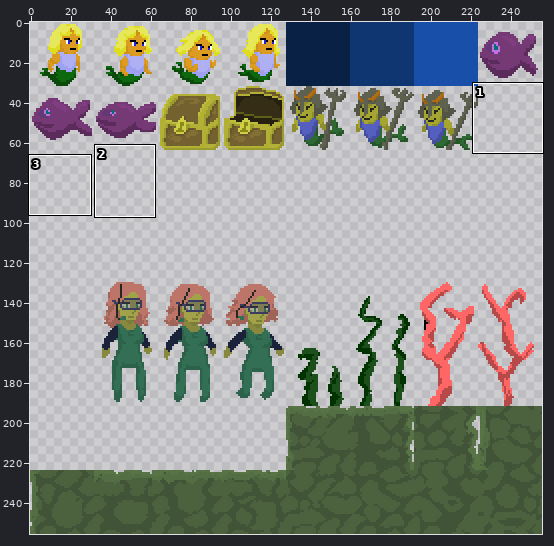
Two versions of one sprite sheet, forJesse/Untitled.png. Above: a wide view before the commit, with the close-up outlined.
Close-up. Earlier state:
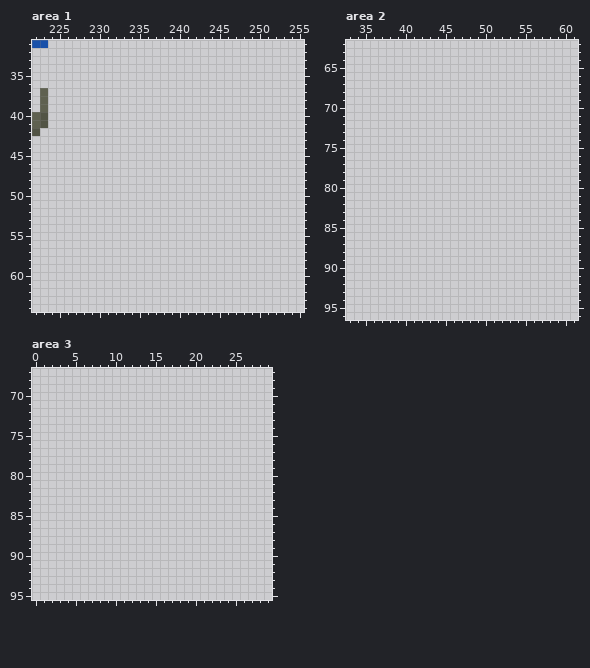
The file is 256x256 pixels. Pixels under 10% opacity are left out. Colours within 5 levels of each other are drawn and written as one. Shown: area 1: x 222..255, y 31..64; area 2: x 33..61, y 62..96; area 3: x 0..29, y 67..95. The commit also changed other parts of the picture, which this record leaves out.
Now the later version:
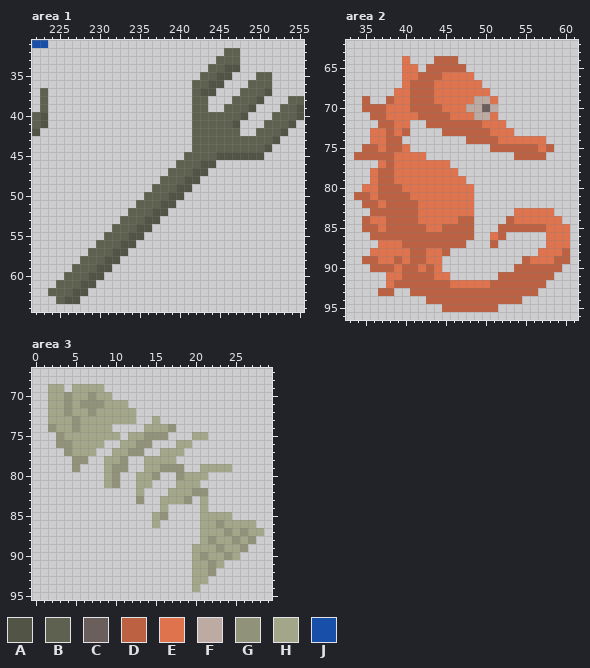
Palette (. is transparent): A #525445  B #5f6150  C #6a5f5c  D #bc6141  E #df734d  F #bcaaa3  G #909379  H #a3a689  J #1850a9
Difference:
Changed rows in their new state; - is an unchanged pixel.
Area 1:
first column x 224:
32 ----------------------BB--------
33 ---------------------BBB--------
34 --------------------BBAA--------
35 -------------------BBAA---BB----
36 ------------------BBAA---BBB----
37 ------------------BAA---BBBA----
38 ------------------BB---BBBA---BB
39 ------------------BB--BBBA---BBA
40 ------------------BBBBBBA---BBBA
41 ------------------BBBBBA---BBBA-
42 ------------------BBBBBB--BBBA--
43 ------------------BBBBBBBBBBA---
44 ------------------BBBBBBBBBA----
45 -----------------BBBBAAAAAA-----
46 ----------------BBBAA-----------
47 ---------------BBBAA------------
48 --------------BBBAA-------------
49 -------------BBBAA--------------
50 ------------BBBAA---------------
51 -----------BBBAA----------------
52 ----------BBBAA-----------------
53 ---------BBBAA------------------
54 --------BBBAA-------------------
55 -------BBBAA--------------------
56 ------BBBAA---------------------
57 -----BBBAA----------------------
58 ----BBBAA-----------------------
59 ---BBBAA------------------------
60 --BBBAA-------------------------
61 -BBBAA--------------------------
62 BBBAA---------------------------
63 -BAA----------------------------
Area 2:
first column x 34:
64 ------E---DDD--------------
65 ------EE-DDDDD-------------
66 ------EEDDDEEEE------------
67 ------EDDDEEEEEE-----------
68 -----EEDDDEEEEEEE----------
69 -D--DEEDDDEEEEEFFE---------
70 -DDDEEEDDDDEEEFFCF---------
71 --DDEEEEDDDDEEEFFE---------
72 ---DDEE--DDDDDDDEEE--------
73 --EEDED----DDDDDDEEE-------
74 --EEDD--------DDDDEEEEEE---
75 -DDEDDE----------DDDDDDED--
76 DDDDDEEEE-----------DDDD---
77 ---EDEEEEEEE---------------
78 --EDDEEEEEEEE--------------
79 --EDDEEEEEEEEE-------------
80 -EEDDDEEEEEEEEE------------
81 DDEDDDDEEEEEEEE------------
82 -DDEDDDDEEEEEEE------------
83 --DDDDDDEEEEEEE-----EEEEE--
84 -DEEDDDDEEEEEDD----DEEEEEE-
85 -DDEDDDDDEEDDDD---DDDDDDEEE
86 --DDDDDDDDDDDDD--ED-----EEE
87 ---EEEDDDDDDDD---D------EEE
88 --EEEEEDDEED-----------EEED
89 -DDEEDEDDEE----------DEEEDD
90 --DDDEDDEDE---------DDDDDD-
91 ----EEDDDDEE------DDDDDDD--
92 ----EDDDDDDDEEEEEDDDDDDD---
93 ---DD--DDDDDDDDDDDDDDDD----
94 ---------DDDDDDDDDDDD------
95 -----------DDDDDDD---------
Area 3:
first column x 2:
69 HH-HHHH--------------------
70 HHGHHGHH-------------------
71 HHGHGGGHHH-----------------
72 HHGHHGHHHHH----------------
73 HHHGHHHHHHH--H-------------
74 GHHGHHHH----HHHG-----------
75 -GHHHHHHH-HHGGG---HH-------
76 -GGHHHH--HHGG---HH---------
77 --GHHH--HHGG--HHH----------
78 ---GG--HHG--HHHH-----------
79 ---G---HGG--HHGGG--HHHH----
80 -------HG--HHG--GHHH-------
81 -------HG--HH---HHH--------
82 -----------H---HHHGG-------
83 -----------G--HHHG-H-------
84 --------------H----H-------
85 -------------HG----HHHH----
86 -------------H-----HHGHHHH-
87 -------------------HHHGHGHH
88 -------------------HGHHGHG-
89 ------------------HHHGHHG--
90 ------------------HGHHGH---
91 ------------------HHGH-----
92 ------------------HHG------
93 ------------------HH-------
94 ------------------H--------
Changed places in both close-ups, as pixel boxes (x1, y1, x2, y2):
added: (48, 48, 304, 304)
added: (354, 56, 570, 312)
added: (48, 384, 264, 592)
